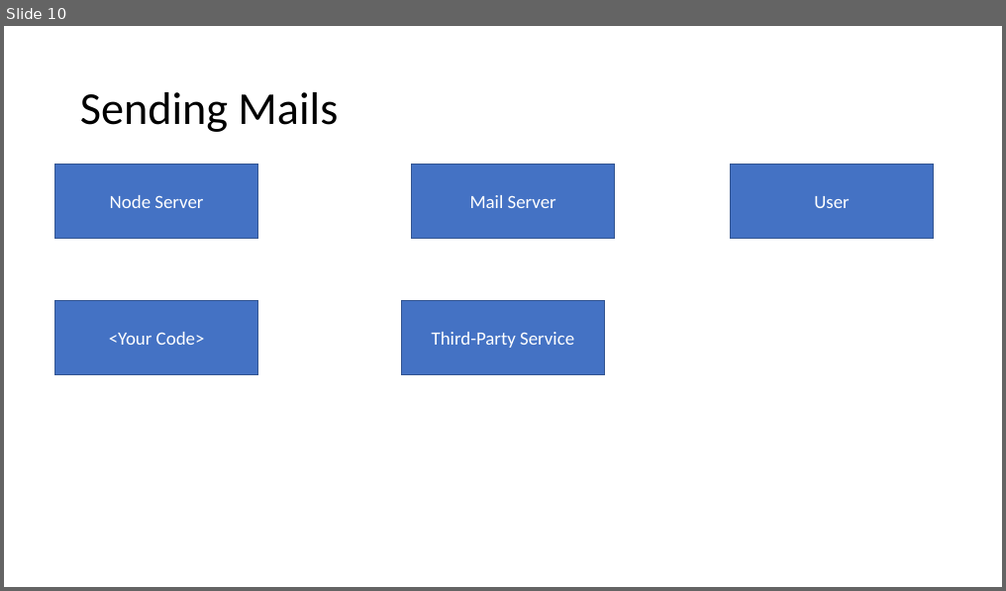
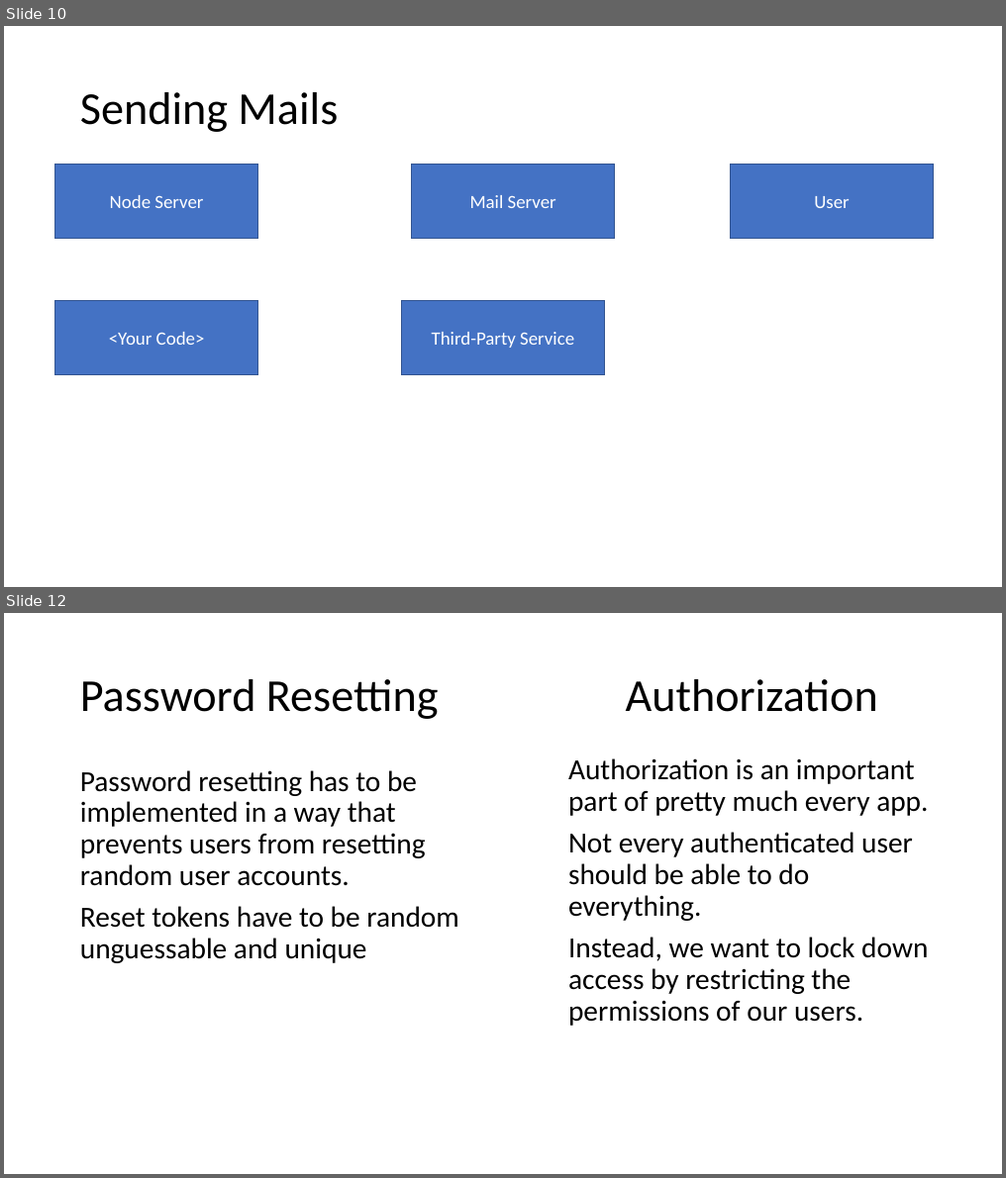
Before and after one commit to PiyushChaturvedii/batch03, a slide deck: Sessions & Cookies.pptx. Shown one above the other, each under a label of ours: slide 10 before the commit, slides 10 and 12 after it; the slides between them are not shown. The pictures are 1006x591 and 1006x1178 pixels, drawn with LibreOffice and Linux fonts; fonts in the diff are those of the drawing. Boxes give left, top, right and bottom in pixels: in the first picture for what was removed or moved away, otherwise in the second. Text is boxed around its words. In the diff, an @@ line names an element or a change of style, - is before the commit and + after.

Commit message:
passwordResetting

```diff
--- a/Sessions & Cookies.pptx
+++ b/Sessions & Cookies.pptx
@@ slide 12 added at box(4, 613, 1002, 1174), background #FFFFFF @@
@@ title added at box(80, 679, 439, 719), 44 pt, text #000000 @@
+Password Resetting
@@ text added at box(626, 679, 878, 712), 44 pt, text #000000 @@
+Authorization
@@ text added at box(568, 759, 928, 1026), 28 pt, text #000000 @@
+Authorization is an important part of pretty much every app.
+Not every authenticated user should be able to do everything.
+Instead, we want to lock down access by restricting the permissions of our users.
@@ text added at box(80, 770, 458, 963), 28 pt, text #000000 @@
+Password resetting has to be implemented in a way that prevents users from resetting random user accounts.
+Reset tokens have to be random unguessable and unique
```
Also in this commit, not shown: 1 other slide added, 41 other files.
